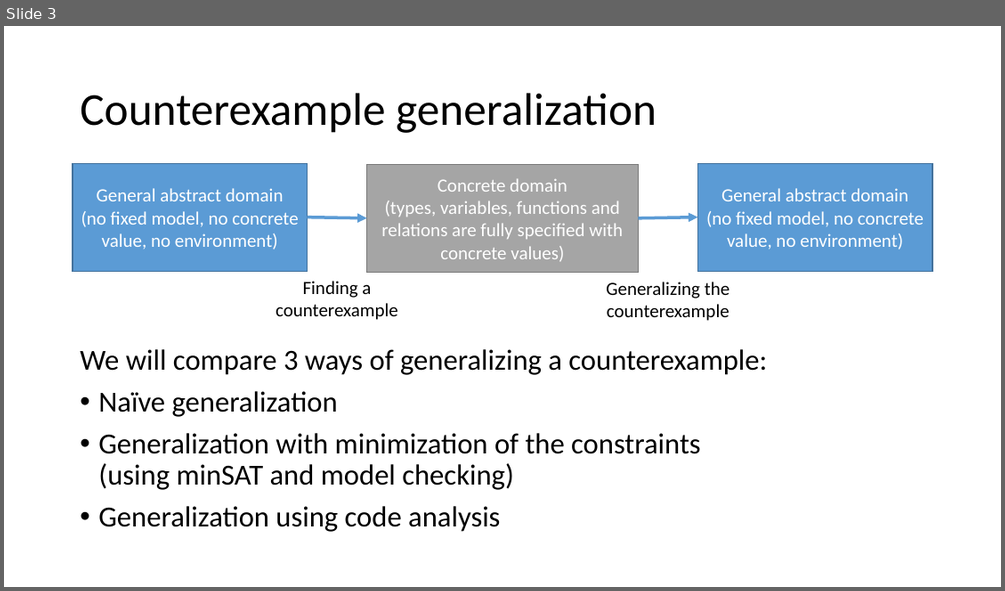
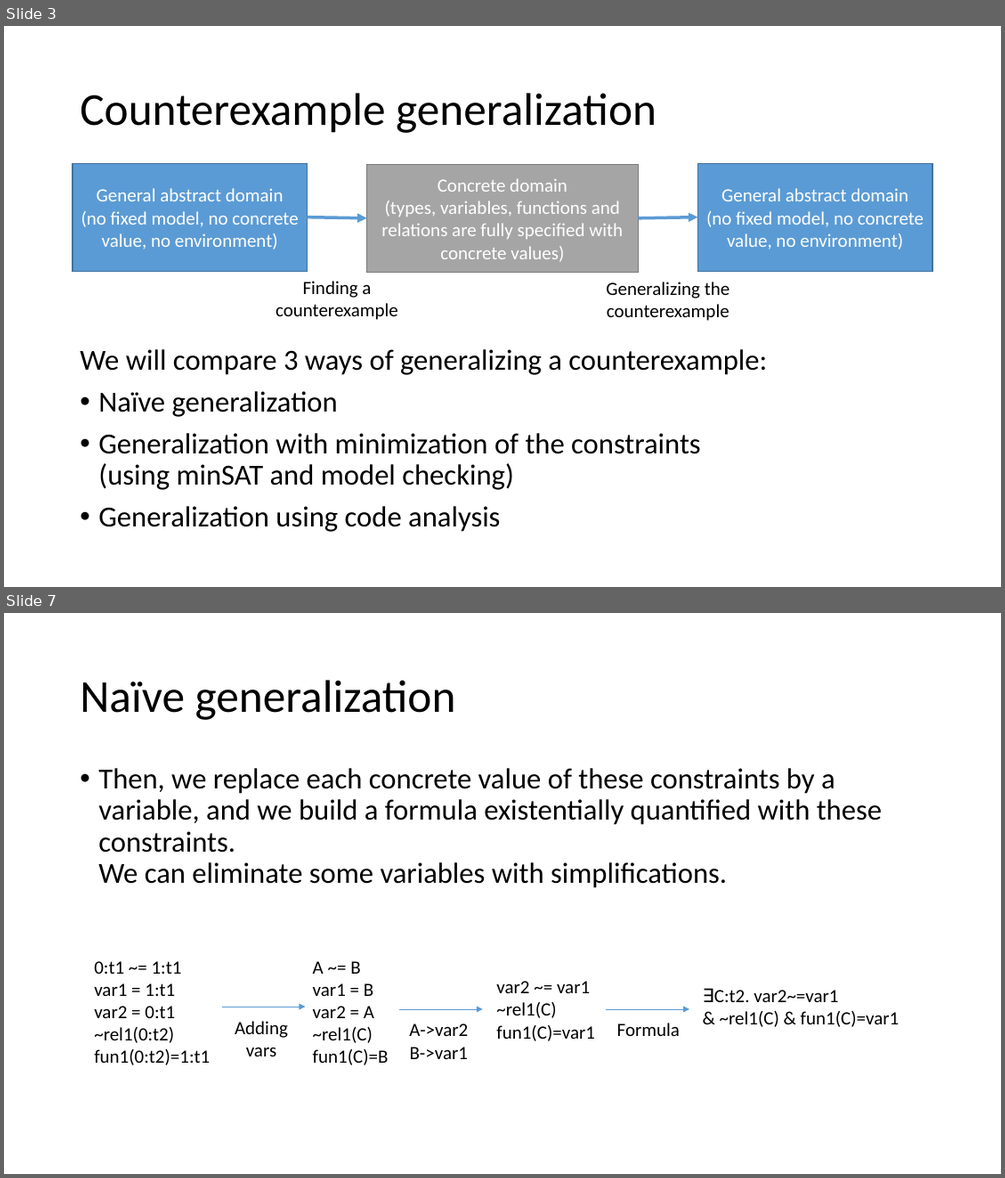
Before and after one commit to tjhance/ivy-research, a slide deck: invariant_synthesis/Invariant Synthesis.pptx. Shown one above the other, each under a label of ours: slide 3 before the commit, slides 3 and 7 after it; the slides between them are not shown. The pictures are 1005x591 and 1005x1178 pixels, drawn with LibreOffice and Linux fonts; fonts in the diff are those of the drawing. Boxes give left, top, right and bottom in pixels: in the first picture for what was removed or moved away, otherwise in the second. Text is boxed around its words. In the diff, an @@ line names an element or a change of style, - is before the commit and + after.

```diff
--- a/invariant_synthesis/Invariant Synthesis.pptx
+++ b/invariant_synthesis/Invariant Synthesis.pptx
@@ slide 7 added at (4, 613, 1001, 1174), background #FFFFFF @@
@@ title added at (80, 680, 456, 720), 44 pt, text #000000 @@
+Naïve generalization
@@ text added at (98, 768, 882, 888), 28 pt, text #000000 @@
+• Then, we replace each concrete value of these constraints by a variable, and we build a formula existentially quantified with these constraints.
+  We can eliminate some variables with simplifications.
@@ text added at (94, 961, 210, 1065), 18 pt, text #000000 @@
+0:t1 ~= 1:t1
+var1 = 1:t1
+var2 = 0:t1
+~rel1(0:t2)
+fun1(0:t2)=1:t1
@@ text added at (313, 961, 388, 1065), 18 pt, text #000000 @@
+A ~= B
+var1 = B
+var2 = A
+~rel1(C)
+fun1(C)=B
@@ text added at (496, 981, 595, 1041), 18 pt, text #000000 @@
+var2 ~= var1
+~rel1(C)
+fun1(C)=var1
@@ arrow added from (222, 1006) to (306, 1006), #5B9BD5 0.5 pt @@
@@ arrow added from (399, 1009) to (483, 1009), #5B9BD5 0.5 pt @@
@@ arrow added from (606, 1009) to (689, 1009), #5B9BD5 0.5 pt @@
@@ text added at (714, 989, 899, 1027), 18 pt, text #000000 @@
+∃C:t2. var2~=var1
+& ~rel1(C) & fun1(C)=var1
@@ text added at (235, 1021, 288, 1056), 18 pt, text #000000 @@
+Adding vars
@@ text added at (409, 1023, 468, 1059), 18 pt, text #000000 @@
+A->var2
+B->var1
@@ text added at (617, 1022, 680, 1036), 18 pt, text #000000 @@
+Formula
```
Also in this commit, not shown: 3 slides changed, 12 other slides added, 4 slides removed, 2 other files.
